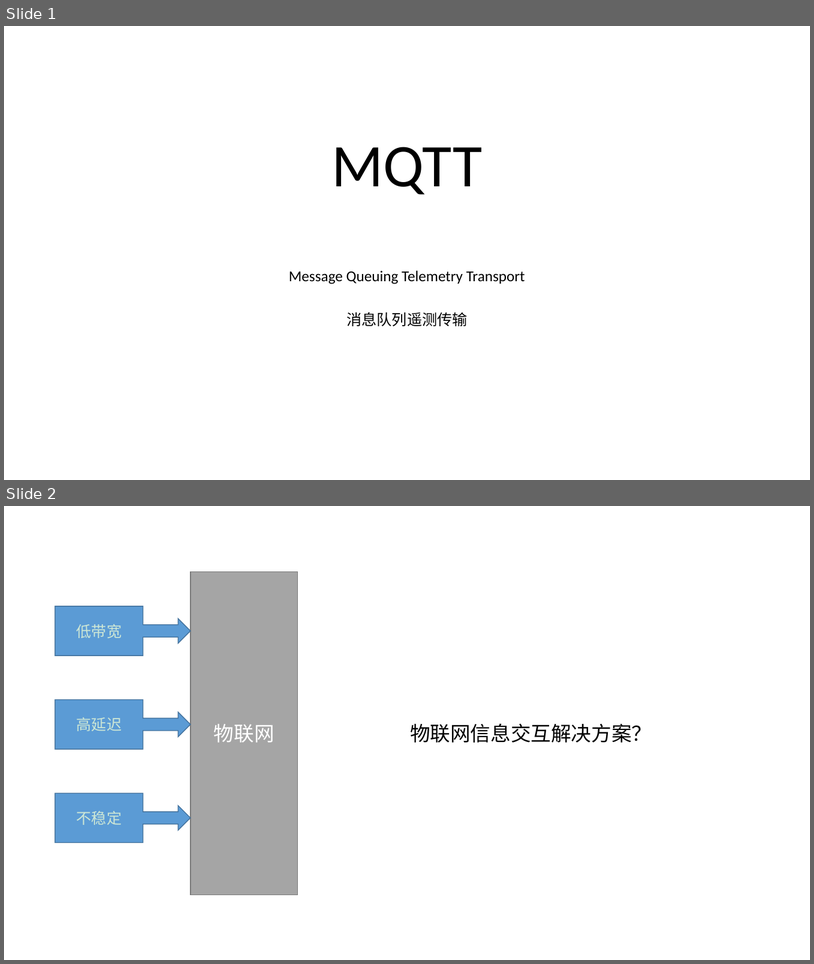
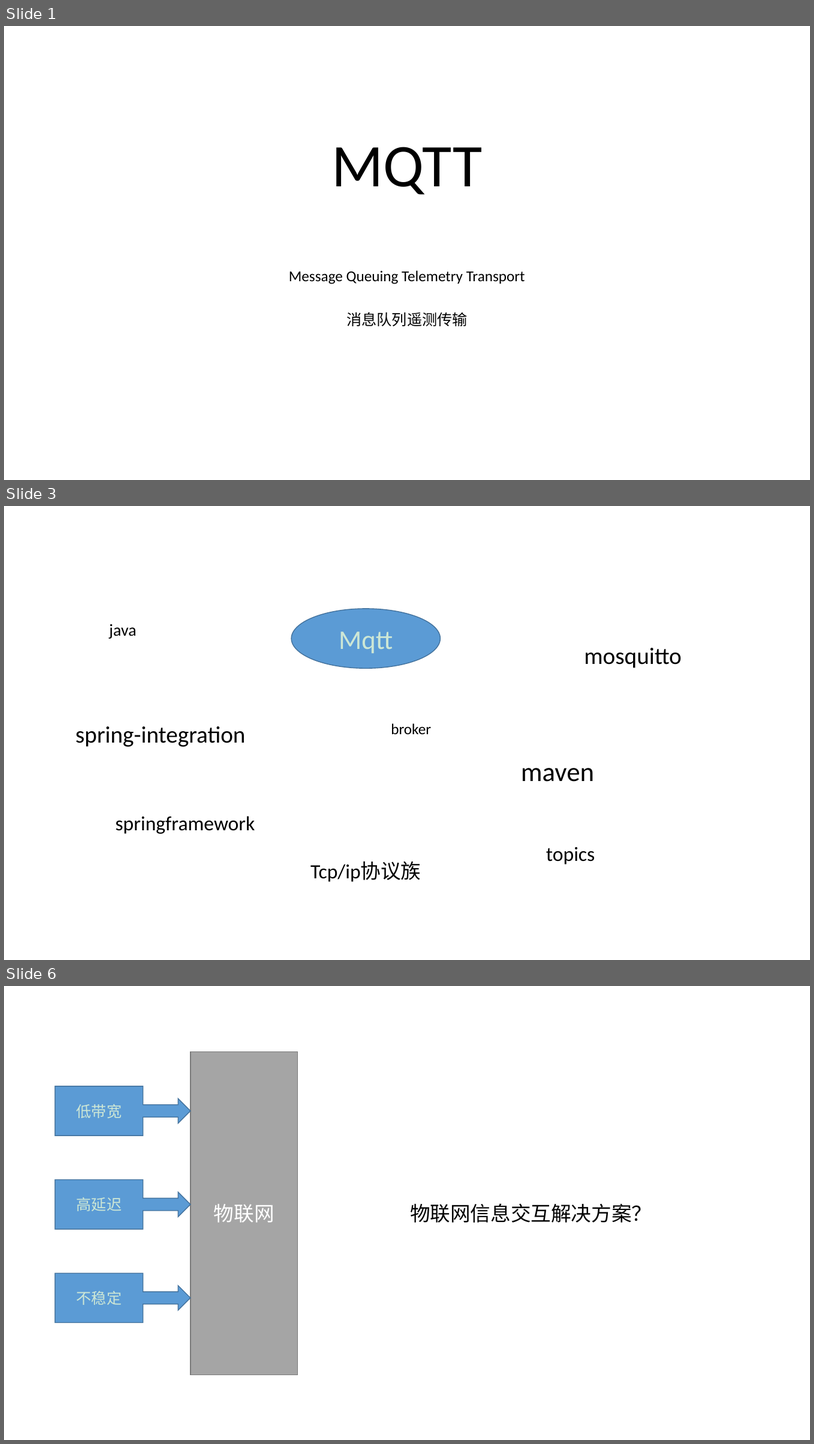
Before and after one commit to fanhuajun/notes, a slide deck: linux/MQTT.pptx. Shown one above the other, each under a label of ours: slides 1 and 2 before the commit, slides 1, 3 and 6 after it; the slides between them are not shown. The pictures are 814x964 and 814x1444 pixels, drawn with LibreOffice and Linux fonts; fonts in the diff are those of the drawing. Boxes give left, top, right and bottom in pixels: in the first picture for what was removed or moved away, otherwise in the second. Text is boxed around its words. In the diff, an @@ line names an element or a change of style, - is before the commit and + after.

```diff
--- a/linux/MQTT.pptx
+++ b/linux/MQTT.pptx
@@ slide 3 added at bbox=[4, 506, 810, 960], background #CDE7D5 @@
@@ ellipse added at bbox=[291, 609, 440, 669], fill #5B9BD5, outline #43739E 1 pt, 32 pt, text #CDE7D5 @@
+Mqtt
@@ text added at bbox=[109, 624, 136, 639], 20 pt, text #000000 @@
+java
@@ text added at bbox=[584, 648, 681, 668], 28 pt, text #000000 @@
+mosquitto
@@ text added at bbox=[75, 726, 245, 747], 28 pt, text #000000 @@
+spring-integration
@@ text added at bbox=[391, 723, 431, 734], 18 pt, text #000000 @@
+broker
@@ text added at bbox=[521, 768, 594, 781], 32 pt, text #000000 @@
+maven
@@ text added at bbox=[116, 816, 255, 834], 24 pt, text #000000 @@
+springframework
@@ text added at bbox=[546, 847, 595, 864], 24 pt, text #000000 @@
+topics
@@ text added at bbox=[311, 862, 421, 882], 24 pt, text #000000 @@
+Tcp/ip协议族
@@ what was slide 2 is now slide 6 @@
```
Also in this commit, not shown: 2 slides changed, 4 other slides added, 4 slides removed, 4 other files.
